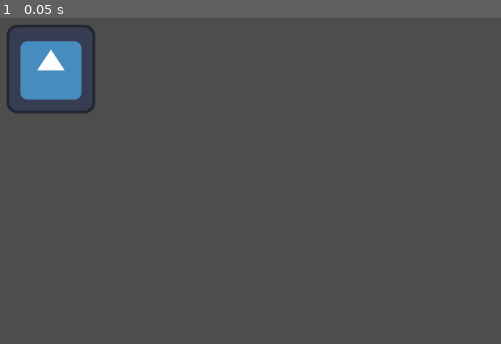
Above: before the commit, frame 1.
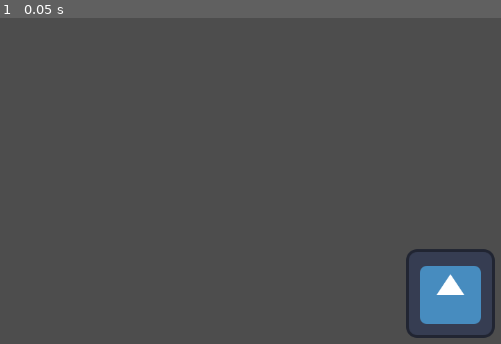
Above: after the commit, the same moment.

Repository: pavenpaven/vcs-test
Game: Godot game, scene res://Scenes/game.tscn
Two runs of this game, one before a commit and one after it. Both use one fixed random seed, a clock stepped at 60 frames per second and the inputs below. The project has no main scene, so this scene is started directly. The engine's default icon, where the game draws it, is replaced by a stand-in: a white triangle on a blue panel in a dark square.
Inputs:
- Up to frame 1 (0.05 s): no input

The runs differ from the first frame. In frame 1, 5.6% of the frame differs, in the area x 1-99%, y 2-99%.

Commit message:
yerp, i know thats right :point_up:

Diff:
--- /dev/null
+++ b/Scenes/camera_2d.gd
@@ -0,0 +1,11 @@
+extends Camera2D
+
+
+# Called when the node enters the scene tree for the first time.
+func _ready() -> void:
+	pass # Replace with function body.
+
+
+# Called every frame. 'delta' is the elapsed time since the previous frame.
+func _process(delta: float) -> void:
+	pass
--- a/Scenes/game.tscn
+++ b/Scenes/game.tscn
@@ -1,6 +1,7 @@
-[gd_scene load_steps=3 format=3 uid="uid://cscunvgmfla7u"]
+[gd_scene load_steps=4 format=3 uid="uid://cscunvgmfla7u"]
 
 [ext_resource type="PackedScene" path="res://Scenes/player.tscn" id="1_ebmjs"]
+[ext_resource type="Script" uid="uid://b5x6smggfbiou" path="res://Scenes/camera_2d.gd" id="2_qxrlw"]
 
 [sub_resource type="GDScript" id="GDScript_2poj3"]
 script/source = "extends Node2D
@@ -26,3 +27,6 @@
 position = Vector2(134, 91)
 
 [node name="AudioListener2D" type="AudioListener2D" parent="."]
+
+[node name="Camera2D" type="Camera2D" parent="."]
+script = ExtResource("2_qxrlw")
Not shown, added: Scenes/camera_2d.gd.uid
